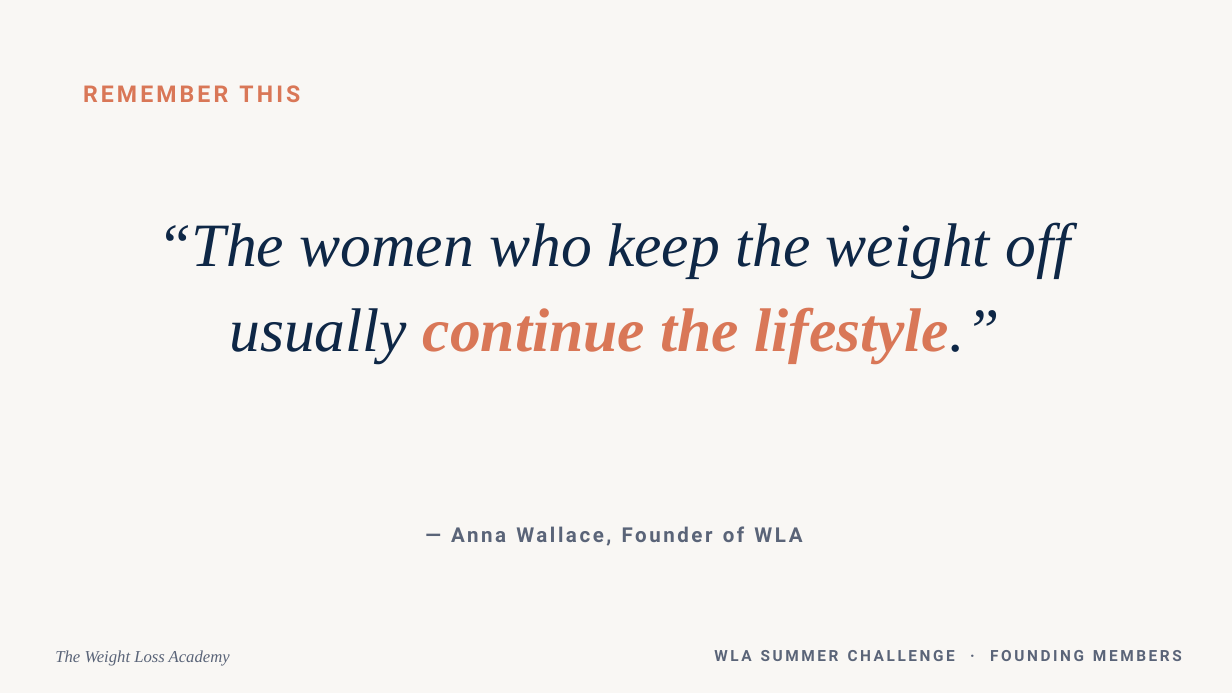
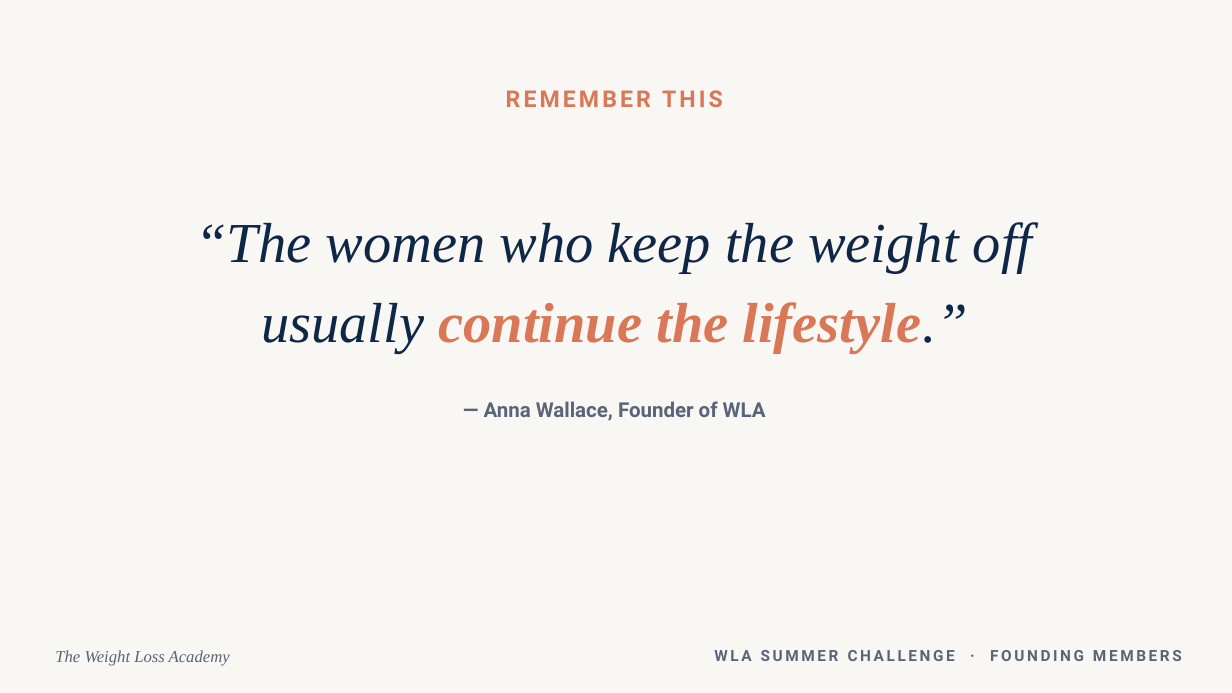
Before and after one commit to WeAreWLA/21-day-reset, a slide deck: slide 10 of wla-summer-challenge-launch.pptx. Drawn at 1232x693 pixels with LibreOffice and Linux fonts; fonts in the diff are those of the drawing. Boxes give left, top, right and bottom in pixels: in the first picture for what was removed or moved away, otherwise in the second. Text is boxed around its words. In the diff, an @@ line names an element or a change of style, - is before the commit and + after.

```diff
--- a/wla-summer-challenge-launch.pptx
+++ b/wla-summer-challenge-launch.pptx
@@ text "REMEMBER THIS" at <box>506,90,723,107</box>: alignment left to centre @@
@@ text at <box>195,222,1033,353</box>: size 48 to 44 pt in "“The women who keep the weight off", "usually continue the lifestyle.”"; line spacing 1.15 to 1.18; more space between paragraphs @@
@@ text at <box>484,401,766,421</box>: paragraph added @@
+— Anna Wallace, Founder of WLA
@@ text removed at <box>451,526,744,546</box> @@
-— Anna Wallace, Founder of WLA
```
Also in this commit, not shown: 6 other slides changed, 1 other file.
